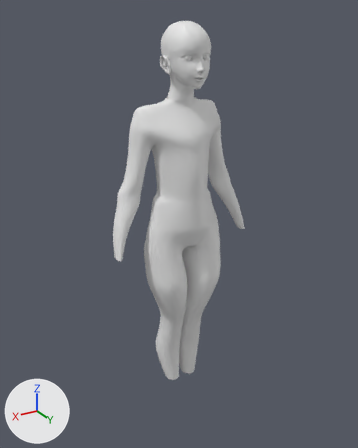
A saved change to the Blender file character.blend.
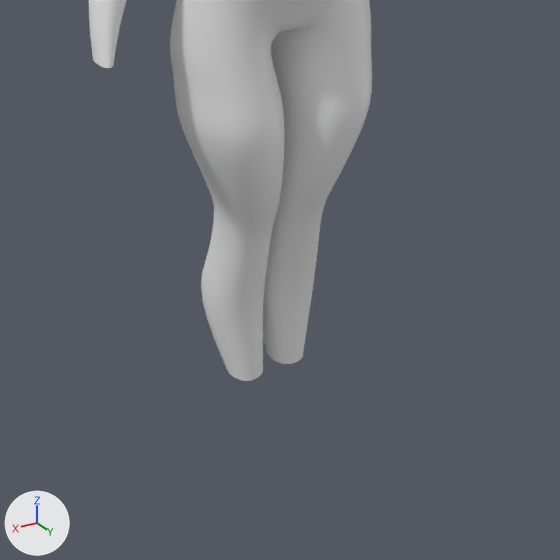
Each version appears first whole from a 50 mm lens placed at (2.71, 4.44, 4.96), pointed at (0.02, -0.03, 2.72), and next in a close-up on the part from 22% to 82% of the width and 53% to 100% of the height. The lights are fixed; the arrows at lower left show +X, +Y and +Z.

Names of what the first close-up shows: 'body'.
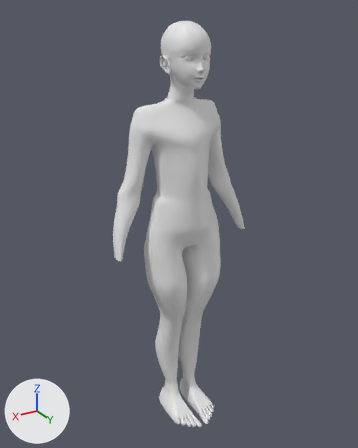
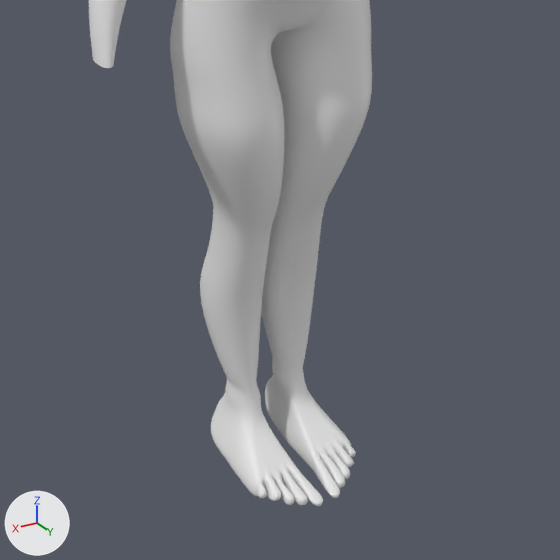
What differs and where, as boxes [x1, y1, x2, y2] in the close-ups (560 x 560 px):
'body', reshaped: before [89, 0, 372, 381]; after [89, 0, 372, 506]
part 1 of me_cylinder, built on: before [203, 288, 313, 381]; after [201, 286, 356, 506]

Edits to the bpy script that builds the scene:
```text
Change me_cylinder:
    used by ob_body; location = (0.0, 0.0, 3.0)
    remove me_cylinder.from_pydata(...)  # 170 vertices, 152 faces; spans x -0.03..0.86, y -0.46..0.41, z -2.4..1.13
    add me_cylinder.from_pydata(...)  # 360 vertices, 347 faces; spans x -0.02..0.86, y -0.46..0.55, z -2.85..1.13
    me_cylinder part 1
    6 vertices move from x 0.02..0.22, y -0.17..0.07, z -2.4 to x 0.05..0.24, y -0.17..0.07, z -2.41
    134 vertices are added at x 0.01..0.3, y -0.19..0.55, z -2.85..-2.46
    20 new vertices lie (0.05, 0.0, 0.0) away from vertices in x 0.03..0.25, y -0.19..0.47, z -2.85..-2.65
    7 new vertices lie (-0.04, 0.0, 0.0) away from vertices in x 0.13, y -0.19..0.33, z -2.85..-2.65
    8 new vertices lie (0.0, 0.0, -0.04) away from vertices in x 0.09..0.22, y 0.33..0.34, z -2.75
    5 new vertices lie (-0.04, 0.0, 0.0) away from vertices in x 0.09, y -0.19..0.34, z -2.85..-2.75
    5 new vertices lie (0.0, 0.0, -0.05) away from vertices in x 0.14..0.27, y 0.33..0.37, z -2.8..-2.78
    11 new vertices lie (0.06, 0.0, 0.0) away from vertices in x 0.02..0.18, y 0.34..0.55, z -2.85..-2.79
    195 new faces join them
```
